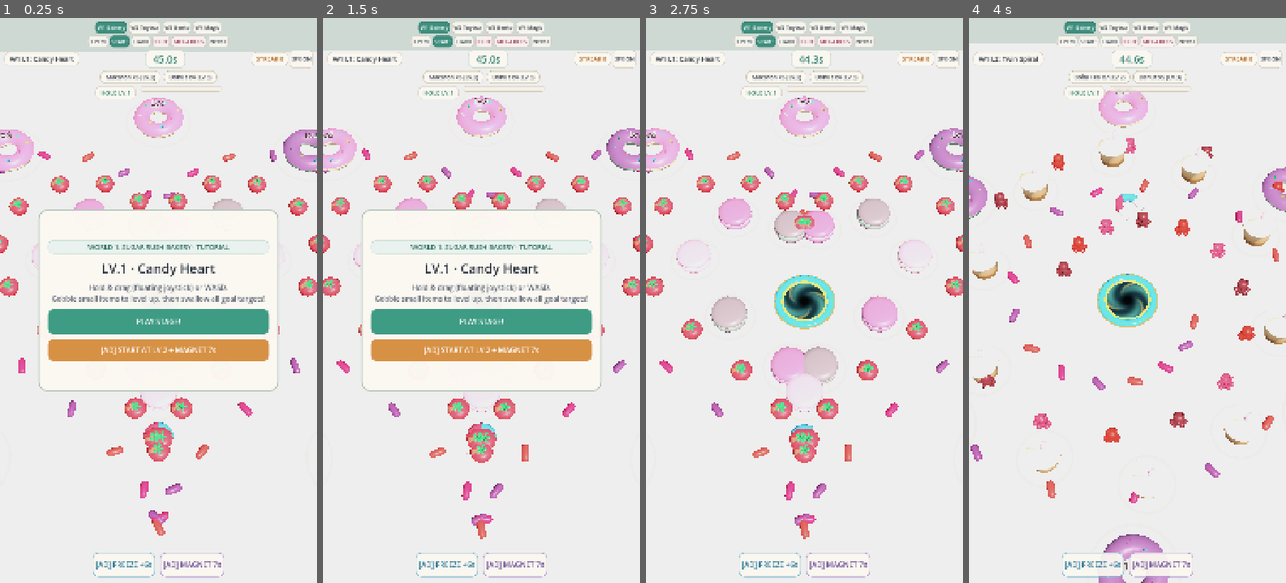
Above: before the commit, frames 1-4 (left to right).
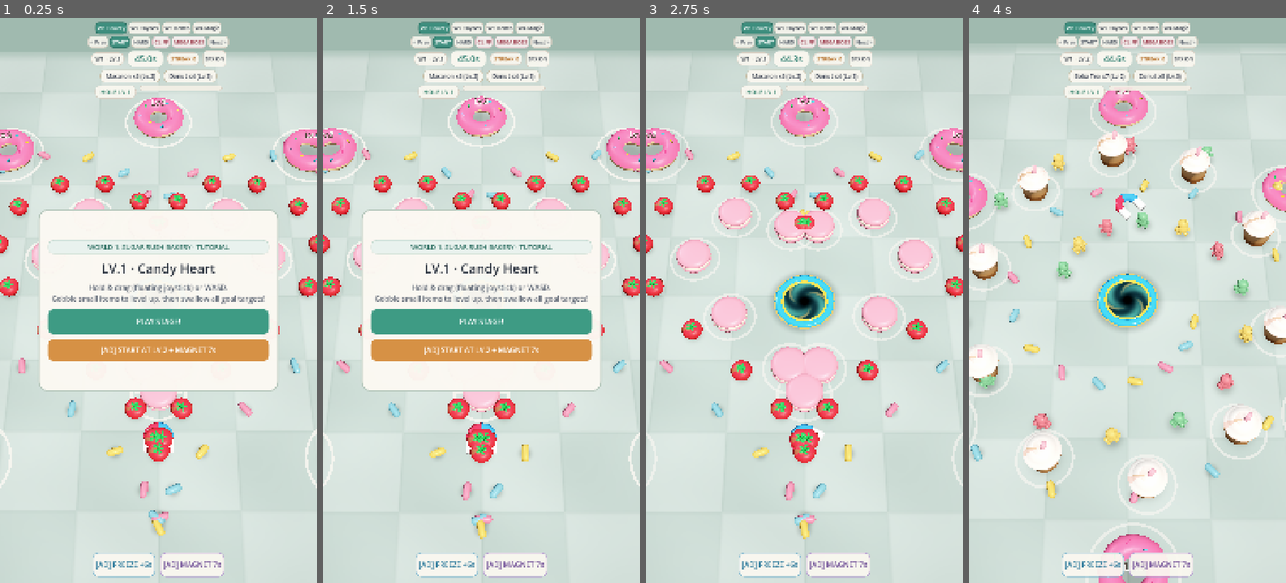
Above: after the commit, the same moments.

Repository: ynot-labs/gobble-pop
Game: Godot game, scene res://scenes/main/main.tscn
Two runs of this game, one before a commit and one after it. Both use one fixed random seed, a clock stepped at 60 frames per second and the inputs below.
Inputs:
- Up to frame 1 (0.25 s): no input
- Up to frame 2 (1.5 s): click "START" at 0.5 s; click "START" at 1.25 s
- Up to frame 3 (2.75 s): click "PLAY STAGE!" at 2 s
- Up to frame 4 (4 s): click "Next >" at 2.75 s; click "PLAY STAGE!" at 3.5 s

The runs differ from the first frame. In frame 1, 48% of the frame differs, in the area x 0-100%, y 0-100%; in frame 2, 48%; in frame 3, 60%; in frame 4, 59%.

Commit message:
fix: eliminate WebGL2 tabletop white blowout, fix GLB tint multiplication & add contact shadows

Diff:
--- a/scripts/gameplay/level_stage.gd
+++ b/scripts/gameplay/level_stage.gd
@@ -73,7 +73,11 @@
 	_build_3d_stage()
 	_joystick_overlay.hole = _hole
 	AdManager.rewarded_ad_completed.connect(_on_rewarded_completed)
-	_load_level(clampi(GameManager.current_level, 1, 50), true)
+	var start_lv := clampi(GameManager.current_level, 1, 50)
+	var qa_env := OS.get_environment("QA_START_LEVEL")
+	if qa_env.is_valid_int():
+		start_lv = clampi(int(qa_env), 1, 50)
+	_load_level(start_lv, qa_env == "")
 	PlatformBridge.notify_game_ready()
 
 
@@ -81,30 +85,38 @@
 	var env_node := WorldEnvironment.new()
 	_env = Environment.new()
 	_env.background_mode = Environment.BG_COLOR
-	_env.background_color = Color("#BFD4C8")
+	_env.background_color = Color("#7F9A8E")
 	_env.ambient_light_source = Environment.AMBIENT_SOURCE_COLOR
-	_env.ambient_light_color = Color("#EFEAE2")
-	_env.ambient_light_energy = 0.56
-	# Cozy Filmic tonemapping + eye-friendly saturation & contrast softening
+	_env.ambient_light_color = Color("#EDE6DC")
+	_env.ambient_light_energy = 0.22
+	# Disable BG IBL reflection wash so WebGL2 gl_compatibility NEVER blows out pastel props or white cream!
+	_env.reflected_light_source = Environment.REFLECTION_SOURCE_DISABLED
 	_env.tonemap_mode = Environment.TONE_MAPPER_FILMIC
 	_env.tonemap_exposure = 0.96
-	_env.tonemap_white = 1.18
 	_env.adjustment_enabled = true
-	_env.adjustment_saturation = 0.84
-	_env.adjustment_contrast = 0.96
+	_env.adjustment_saturation = 0.90
+	_env.adjustment_contrast = 1.03
 	_env.adjustment_brightness = 0.98
 	env_node.environment = _env
 	add_child(env_node)
 
 	var sun := DirectionalLight3D.new()
 	sun.rotation_degrees = Vector3(-56, 30, 0)
-	sun.light_color = Color("#FFF6E8")
-	sun.light_energy = 0.86
+	sun.light_color = Color("#FFF4E4")
+	sun.light_energy = 0.50
 	sun.shadow_enabled = true
 	sun.shadow_opacity = 0.34
 	sun.shadow_blur = 2.0
 	sun.directional_shadow_max_distance = 56.0
 	add_child(sun)
+
+	# Subtle cool sky fill light from opposite side for soft 3D form shading on cream/white props
+	var fill := DirectionalLight3D.new()
+	fill.rotation_degrees = Vector3(-35, -135, 0)
+	fill.light_color = Color("#D8E6F2")
+	fill.light_energy = 0.14
+	fill.shadow_enabled = false
+	add_child(fill)
 
 	_camera = Camera3D.new()
 	_camera.fov = 45.0
@@ -159,11 +171,11 @@
 	_hud_layer.add_child(_joystick_overlay)
 
 	var top_margin := MarginContainer.new()
-	top_margin.set_anchors_preset(Control.PRESET_TOP_WIDE)
-	top_margin.add_theme_constant_override("margin_left", 14)
-	top_margin.add_theme_constant_override("margin_right", 14)
-	top_margin.add_theme_constant_override("margin_top", 12)
 	_hud_layer.add_child(top_margin)
+	top_margin.set_anchors_and_offsets_preset(Control.PRESET_TOP_WIDE)
+	top_margin.add_theme_constant_override("margin_left", 16)
+	top_margin.add_theme_constant_override("margin_right", 16)
+	top_margin.add_theme_constant_override("margin_top", 14)
 
 	var top_vbox := VBoxContainer.new()
 	top_vbox.add_theme_constant_override("separation", 8)
@@ -204,26 +216,19 @@
 	btn_next.pressed.connect(func(): _load_level((_level_number % 50) + 1, true))
 	stage_row.add_child(btn_next)
 
-	# Row 1: Level Badge | Timer | Streak + Mute (Unified Frosted Cream Cards!)
+	# Row 1: Level Badge | Timer | Streak + Mute (Centered compact row, never clips on any viewport!)
 	var row1 := HBoxContainer.new()
 	row1.alignment = BoxContainer.ALIGNMENT_CENTER
+	row1.add_theme_constant_override("separation", 12)
 	top_vbox.add_child(row1)
 
-	_level_label = _make_pill_label("W1 L1", Color(0.98, 0.97, 0.94, 0.92), 23, Color("#2E3742"))
+	_level_label = _make_pill_label("W1 · LV.1", Color(0.98, 0.97, 0.94, 0.92), 20, Color("#2E3742"))
 	row1.add_child(_level_label)
 
-	var sp1 := Control.new()
-	sp1.size_flags_horizontal = Control.SIZE_EXPAND_FILL
-	row1.add_child(sp1)
-
-	_timer_label = _make_pill_label("45.0s", Color(0.98, 0.97, 0.94, 0.95), 34, Color("#2A7B6D"))
+	_timer_label = _make_pill_label("45.0s", Color(0.98, 0.97, 0.94, 0.95), 30, Color("#2A7B6D"))
 	row1.add_child(_timer_label)
 
-	var sp2 := Control.new()
-	sp2.size_flags_horizontal = Control.SIZE_EXPAND_FILL
-	row1.add_child(sp2)
-
-	_streak_label = _make_pill_label("STREAK 0", Color(0.98, 0.97, 0.94, 0.92), 21, Color("#B46B22"))
+	_streak_label = _make_pill_label("STREAK 0", Color(0.98, 0.97, 0.94, 0.92), 19, Color("#B46B22"))
 	row1.add_child(_streak_label)
 
 	_btn_mute = _make_small_tab("SFX ON", Color(0.98, 0.97, 0.94, 0.90), Color("#3A424E"))
@@ -392,20 +397,20 @@
 	var tex_path := ""
 	match world_id:
 		2:
-			_env.background_color = Color("#C7CEDB")
-			_table_mat.set_shader_parameter("border_color", Color("#A8B3C6"))
+			_env.background_color = Color("#948772")
+			_table_mat.set_shader_parameter("border_color", Color("#A69880"))
 			tex_path = "res://assets/textures/w2_01_playmat_tile.png"
 		3:
-			_env.background_color = Color("#B89F8D")
-			_table_mat.set_shader_parameter("border_color", Color("#9E8270"))
+			_env.background_color = Color("#80664B")
+			_table_mat.set_shader_parameter("border_color", Color("#96795B"))
 			tex_path = "res://assets/textures/w3_01_table_tile.png"
 		4:
-			_env.background_color = Color("#9D94B2")
-			_table_mat.set_shader_parameter("border_color", Color("#83789C"))
+			_env.background_color = Color("#726C87")
+			_table_mat.set_shader_parameter("border_color", Color("#857F9A"))
 			tex_path = "res://assets/textures/w4_01_desk_tile.png"
 		_:
-			_env.background_color = Color("#BFD4C8")
-			_table_mat.set_shader_parameter("border_color", Color("#9EB9AA"))
+			_env.background_color = Color("#7F9A8E")
+			_table_mat.set_shader_parameter("border_color", Color("#8DA89C"))
 			tex_path = "res://assets/textures/w1_01_marble_tile.png"
 
 	if ResourceLoader.exists(tex_path):
@@ -572,9 +577,9 @@
 		btn.add_theme_stylebox_override("pressed", sb)
 
 	var fname := str(_level_data.get("formation_name", "Stage"))
-	_level_label.text = "  W%d L%d: %s  " % [world_id, _level_number, fname]
+	_level_label.text = " W%d · LV.%d " % [world_id, _level_number]
 	var shown_streak := maxi(GameManager.win_streak, int(_level_data.get("streak_hint", 0)))
-	_streak_label.text = "  STREAK %d  " % shown_streak
+	_streak_label.text = " STREAK %d " % shown_streak
 	_update_timer_ui()
 
 	if show_start_modal:
--- a/scripts/gameplay/swallowable_item.gd
+++ b/scripts/gameplay/swallowable_item.gd
@@ -17,10 +17,13 @@
 var _fall_vel := Vector3.ZERO
 var _tilt_axis := Vector3.RIGHT
 var _visual_root: Node3D
+var _contact_shadow: MeshInstance3D
 var _target_ring: MeshInstance3D
 var _target_ring_mat: StandardMaterial3D
 var _lock_label: Label3D
 var _bounce: float = 0.0
+
+static var _shared_shadow_mat: ShaderMaterial = null
 
 
 func setup(key: String, def: Dictionary, spawn_pos: Vector3, color_idx: int = 0, p_is_objective: bool = false) -> void:
@@ -30,13 +33,14 @@
 	item_radius = float(def.get("radius", 0.3))
 	item_height = float(def.get("height", 0.4))
 	is_objective = p_is_objective
-	var colors: Array = def.get("colors", ["#FF6FA5"])
+	var colors: Array = def.get("colors", ["#DF85A5"])
 	tint_color = Color(str(colors[color_idx % colors.size()]))
 	position = spawn_pos
 
 	_visual_root = Node3D.new()
 	add_child(_visual_root)
 
+	_build_contact_shadow()
 	if is_objective:
 		_build_target_ring()
 	if tier >= 3:
@@ -53,29 +57,45 @@
 				inst.scale = Vector3(1.34, 1.34, 1.34)
 			elif item_key in ["w1_sprinkle", "w2_block", "w4_d20"]:
 				inst.rotation.y = randf() * TAU
-				_apply_variant_tint(inst, tint_color)
-			elif item_key in ["w1_gummy_bear", "w1_macaron", "w2_figurine", "w4_slime", "w4_potion"] and color_idx > 0:
-				_apply_variant_tint(inst, tint_color)
-			elif item_key == "w1_donut" and color_idx == 1:
-				_apply_variant_tint(inst, Color("#76B6D4"))
+				# Pure single-color props: clear palette texture so variant colors NEVER multiply into muddy purple!
+				_apply_solid_variant_color(inst, tint_color)
+			elif item_key == "w1_gummy_bear":
+				inst.rotation.y = randf_range(-0.8, 0.8)
+				_apply_solid_variant_color(inst, tint_color)
 			elif item_key in ["w2_duck", "w2_arcade", "w2_unicorn", "w3_sushi", "w4_spellbook"]:
 				inst.rotation.y = randf_range(-0.6, 0.6)
-			_soften_material_recursive(inst)
+			# Multi-color hero models (donuts, boba, macarons, cakes, sushi, bento, potions, cauldrons)
+			# keep their authentic Blender palette atlas intact with a soft matte ceramic/vinyl finish!
+			_soften_material_recursive(inst, item_key in ["w1_sprinkle", "w2_block", "w4_d20", "w1_gummy_bear"])
 			_visual_root.add_child(inst)
 			return
 
 	_build_fallback_mesh()
+
+
+func _build_contact_shadow() -> void:
+	if _shared_shadow_mat == null:
+		_shared_shadow_mat = ShaderMaterial.new()
+		_shared_shadow_mat.shader = load("res://shaders/contact_shadow.gdshader")
+	_contact_shadow = MeshInstance3D.new()
+	var quad := PlaneMesh.new()
+	var sz := maxf(0.55, item_radius * 2.55)
+	quad.size = Vector2(sz, sz)
+	_contact_shadow.mesh = quad
+	_contact_shadow.material_override = _shared_shadow_mat
+	_contact_shadow.position.y = 0.014
+	add_child(_contact_shadow)
 
 
 func _build_target_ring() -> void:
 	_target_ring = MeshInstance3D.new()
 	var tor := TorusMesh.new()
-	tor.outer_radius = item_radius * 1.15 + 0.085
-	tor.inner_radius = item_radius * 1.15 + 0.025
+	tor.outer_radius = item_radius * 1.16 + 0.095
+	tor.inner_radius = item_radius * 1.16 + 0.025
 	_target_ring.mesh = tor
 	_target_ring.position.y = 0.032
 	_target_ring_mat = StandardMaterial3D.new()
-	_target_ring_mat.albedo_color = Color(0.98, 0.96, 0.92, 0.56)
+	_target_ring_mat.albedo_color = Color(0.99, 0.97, 0.92, 0.78)
 	_target_ring_mat.transparency = BaseMaterial3D.TRANSPARENCY_ALPHA
 	_target_ring_mat.shading_mode = BaseMaterial3D.SHADING_MODE_UNSHADED
 	_target_ring.material_override = _target_ring_mat
@@ -95,33 +115,35 @@
 	add_child(_lock_label)
 
 
-func _apply_variant_tint(node: Node, col: Color) -> void:
+func _apply_solid_variant_color(node: Node, col: Color) -> void:
+	if node is MeshInstance3D:
+		var mi := node as MeshInstance3D
+		var src_mat := mi.get_active_material(0)
+		if src_mat is StandardMaterial3D:
+			var dup := src_mat.duplicate() as StandardMaterial3D
+			dup.albedo_texture = null
+			dup.albedo_color = col
+			mi.set_surface_override_material(0, dup)
+	for child in node.get_children():
+		_apply_solid_variant_color(child, col)
+
+
+func _soften_material_recursive(node: Node, is_solid_variant: bool = false) -> void:
 	if node is MeshInstance3D:
 		var mi := node as MeshInstance3D
 		var src_mat := mi.get_active_material(0)
 		if src_mat is BaseMaterial3D:
 			var dup := src_mat.duplicate() as BaseMaterial3D
-			dup.albedo_color = col
+			# Cozy matte ceramic/vinyl finish: grounded, clean, zero harsh specular blowout
+			dup.roughness = maxf(dup.roughness, 0.42)
+			dup.metallic = minf(dup.metallic, 0.06)
+			if not is_solid_variant:
+				dup.albedo_color = Color(0.95, 0.94, 0.92)
+			if dup.emission_enabled:
+				dup.emission_energy_multiplier = minf(dup.emission_energy_multiplier, 0.02)
 			mi.set_surface_override_material(0, dup)
 	for child in node.get_children():
-		_apply_variant_tint(child, col)
-
-
-func _soften_material_recursive(node: Node) -> void:
-	if node is MeshInstance3D:
-		var mi := node as MeshInstance3D
-		var src_mat := mi.get_active_material(0)
-		if src_mat is BaseMaterial3D:
-			var dup := src_mat.duplicate() as BaseMaterial3D
-			# Cozy matte ceramic/vinyl finish: soften harsh specular glare & neon sheen
-			dup.roughness = maxf(dup.roughness, 0.40)
-			dup.metallic = minf(dup.metallic, 0.08)
-			dup.albedo_color = dup.albedo_color.lerp(Color("#EDE6DC"), 0.10)
-			if dup.emission_enabled:
-				dup.emission_energy_multiplier = minf(dup.emission_energy_multiplier, 0.03)
-			mi.set_surface_override_material(0, dup)
-	for child in node.get_children():
-		_soften_material_recursive(child)
+		_soften_material_recursive(child, is_solid_variant)
 
 
 func _build_fallback_mesh() -> void:
@@ -169,6 +191,8 @@
 		var suction_r := maxf(0.48, hole.get_suction_radius() - item_radius * 0.24)
 		if can_eat and dist < suction_r:
 			state = State.PULLING
+			if _contact_shadow:
+				_contact_shadow.visible = false
 			if _target_ring:
 				_target_ring.visible = false
 			if _lock_label:
--- /dev/null
+++ b/shaders/contact_shadow.gdshader
@@ -0,0 +1,15 @@
+shader_type spatial;
+render_mode unshaded, depth_draw_never, cull_disabled;
+
+uniform float shadow_alpha : hint_range(0.0, 0.5) = 0.30;
+
+void fragment() {
+	vec2 p = (UV - vec2(0.5)) * 2.0;
+	float r = length(p);
+	if (r > 1.0) {
+		discard;
+	}
+	float a = smoothstep(1.0, 0.18, r);
+	ALBEDO = vec3(0.14, 0.13, 0.12);
+	ALPHA = a * a * shadow_alpha;
+}
--- a/shaders/tabletop_cutout.gdshader
+++ b/shaders/tabletop_cutout.gdshader
@@ -1,12 +1,12 @@
 shader_type spatial;
-render_mode cull_disabled;
+render_mode unshaded, cull_disabled;
 
 uniform vec3 hole_world_pos = vec3(0.0, 0.0, 0.0);
 uniform float hole_radius = 0.85;
-uniform vec3 color_a : source_color = vec3(0.937, 0.914, 0.871);
-uniform vec3 color_b : source_color = vec3(0.902, 0.875, 0.824);
-uniform vec3 border_color : source_color = vec3(0.620, 0.725, 0.667);
-uniform float tile_scale = 0.72;
+uniform vec3 color_a : source_color = vec3(0.776, 0.859, 0.820);
+uniform vec3 color_b : source_color = vec3(0.718, 0.812, 0.769);
+uniform vec3 border_color : source_color = vec3(0.553, 0.659, 0.612);
+uniform float tile_scale = 0.50;
 uniform vec2 board_half_size = vec2(7.0, 10.5);
 uniform bool use_albedo_tex = false;
 uniform sampler2D albedo_tex : source_color, filter_linear_mipmap, repeat_enable;
@@ -29,21 +29,23 @@
 	} else {
 		vec2 cell = floor(world_pos.xz * tile_scale);
 		float checker = mod(cell.x + cell.y, 2.0);
-		float vein = sin(world_pos.x * 1.9 + sin(world_pos.z * 1.3)) * 0.010;
+		float vein = sin(world_pos.x * 1.9 + sin(world_pos.z * 1.3)) * 0.012;
 		base_col = mix(color_a, color_b, checker) + vec3(vein);
 	}
 
-	// Soft cozy table frame border (low glare)
+	// Subtle studio falloff toward table edges (cozy focus without glare)
+	vec2 norm_p = world_pos.xz / max(board_half_size, vec2(1.0));
+	float vig = clamp(dot(norm_p, norm_p), 0.0, 1.5);
+	base_col *= (1.0 - vig * 0.07);
+
+	// Grounded cozy table frame border
 	vec2 edge_d = board_half_size - abs(world_pos.xz);
-	float frame_mask = 1.0 - smoothstep(0.0, 0.52, min(edge_d.x, edge_d.y));
-	base_col = mix(base_col, border_color, frame_mask * 0.62);
+	float frame_mask = 1.0 - smoothstep(0.0, 0.58, min(edge_d.x, edge_d.y));
+	base_col = mix(base_col, border_color, frame_mask * 0.82);
 
-	// Soft contact shadow around hole rim for grounded depth
-	float rim_ao = smoothstep(hole_radius * 0.97, hole_radius * 1.32, dist);
-	base_col *= mix(0.80, 1.0, rim_ao);
+	// Soft contact shadow around hole rim
+	float rim_ao = smoothstep(hole_radius * 0.97, hole_radius * 1.36, dist);
+	base_col *= mix(0.74, 1.0, rim_ao);
 
 	ALBEDO = base_col;
-	ROUGHNESS = 0.90;
-	METALLIC = 0.0;
-	SPECULAR = 0.08;
 }
Binary file changed: assets/textures/w1_01_marble_tile.png
Binary file changed: assets/textures/w2_01_playmat_tile.png
Binary file changed: assets/textures/w3_01_table_tile.png
Binary file changed: assets/textures/w4_01_desk_tile.png
Not shown, changed: build/h5/index.pck
